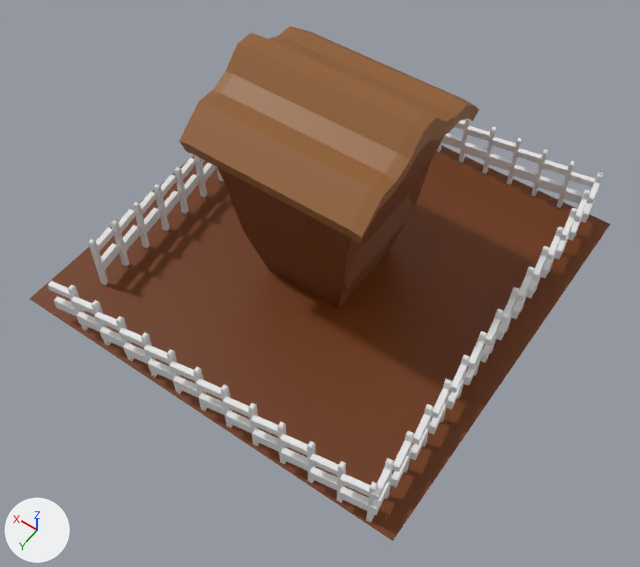
The FBX model Assets/Art/Barn/Barn.fbx: old version first, new version second.
Camera for both pictures: a camera (50 mm lens) standing at (-5.96, 8.27, 10.2) and looking at (-0.88, 1.17, -0.96). The lights are fixed; the arrows at lower left show +X, +Y and +Z. Where no turn or scale is listed for an object, it has been applied to the vertices.
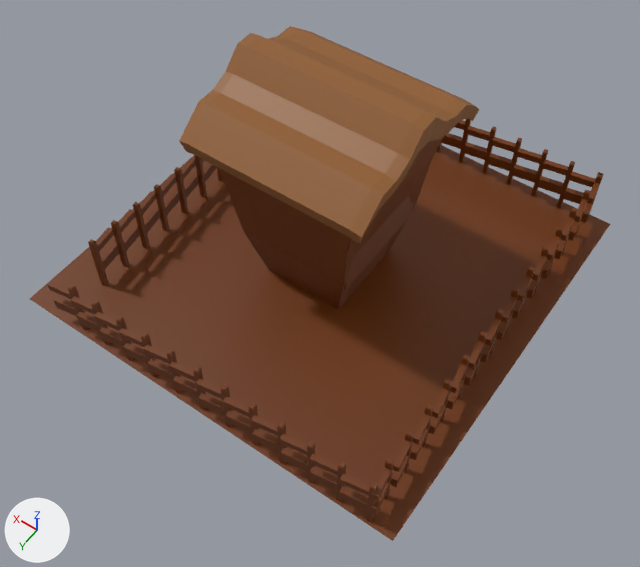
Commit message: Update color of fences

Boxes [x1, y1, x2, y2] around the edits, measured in the pictures (640 x 567 px):
'Cube.003', recoloured (white to brown): [48, 281, 378, 522] in both
'Cube.001', recoloured (white to brown): [370, 172, 604, 515] in both
'Cube.004', recoloured (grey to brown): [88, 155, 224, 285] in both
'Cube.002', recoloured (grey to brown): [437, 118, 602, 208] in both

What the commit changed:
me_cube_005 has 560 vertices, 532 faces and spans x -0.13..0.07, y -0.05..7.24, z -0.55..0.57.
me_cube_005 now uses material mat_material (brown #6e3400).
me_cube_008 has 480 vertices, 456 faces and spans x -0.15..0.12, y -6.2..0.05, z -0.55..0.57.
me_cube_008 now uses material mat_material (brown #6e3400).
me_cube_006 has 480 vertices, 456 faces and spans x -0.05..6.2, y -0.06..0.18, z -0.55..0.57.
me_cube_006 now uses material mat_material (brown #6e3400).
me_cube_007 has 480 vertices, 456 faces and spans x -0.05..6.2, y -0.1..0.13, z -0.55..0.57.
me_cube_007 now uses material mat_material (brown #6e3400).
